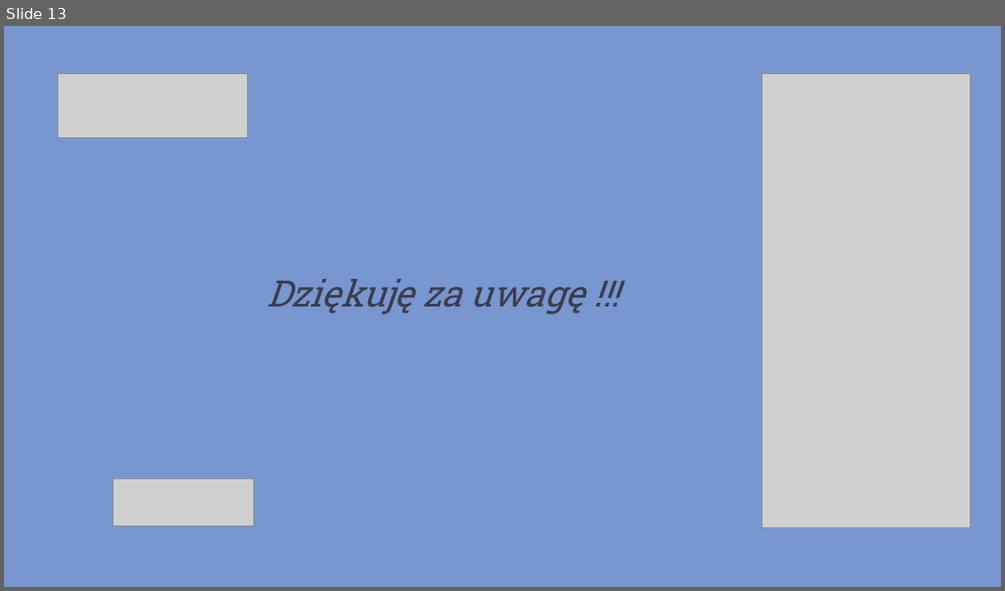
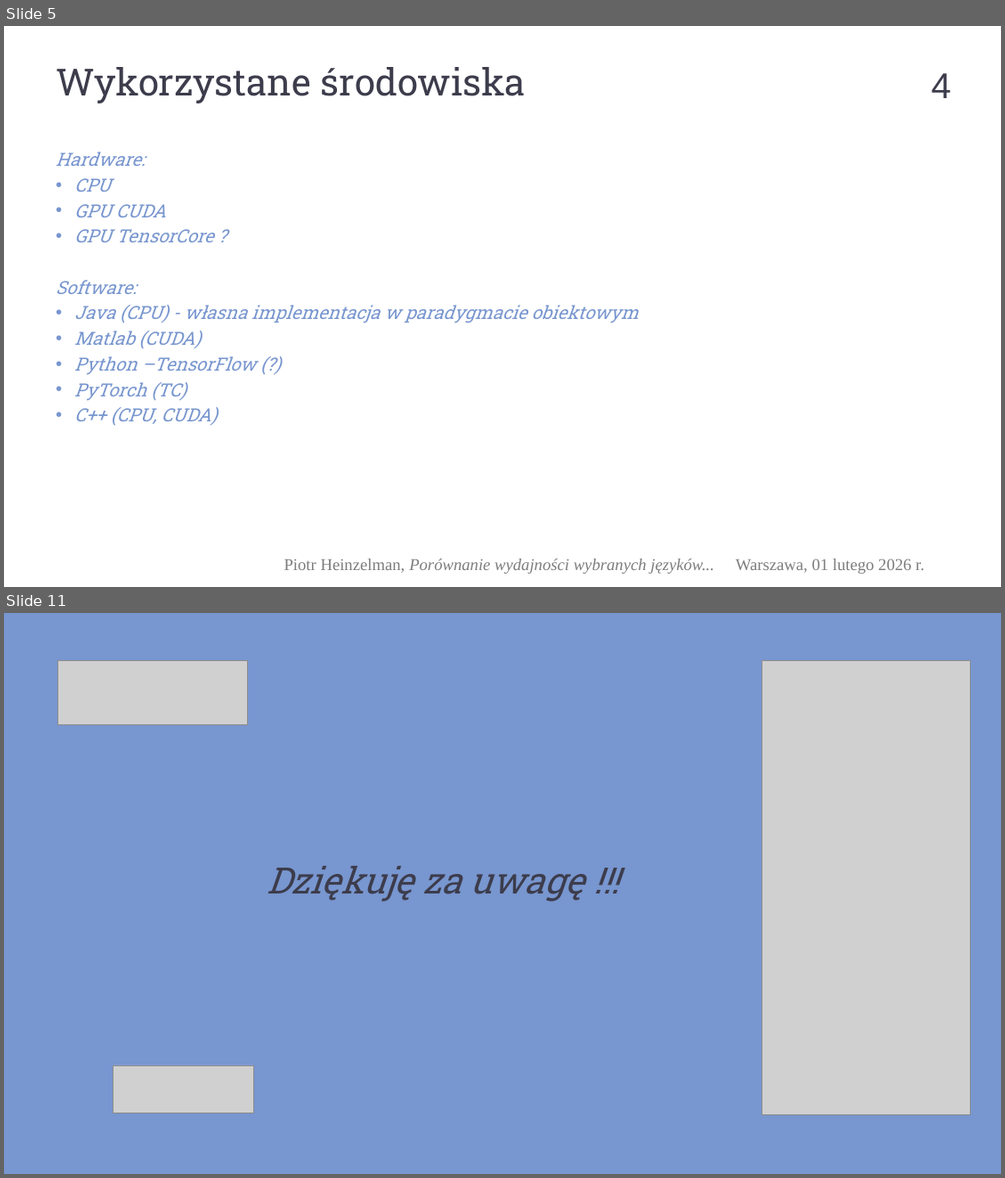
Before and after one commit to piotrHeinzelman/inz, a slide deck: _Prezentacja_/PD_203 Prezentacja_obrona_pracy.pptx. Shown one above the other, each under a label of ours: slide 13 before the commit, slides 5 and 11 after it; the slides between them are not shown. The pictures are 1005x591 and 1005x1178 pixels, drawn with LibreOffice and Linux fonts; fonts in the diff are those of the drawing; grey boxes stand for pictures; background and template pictures are left out. Boxes give left, top, right and bottom in pixels: in the first picture for what was removed or moved away, otherwise in the second. Text is boxed around its words. In the diff, an @@ line names an element or a change of style, - is before the commit and + after.

```diff
--- a/_Prezentacja_/PD_203 Prezentacja_obrona_pracy.pptx
+++ b/_Prezentacja_/PD_203 Prezentacja_obrona_pracy.pptx
@@ slide 5 added at <box>4,26,1001,587</box>, background #FFFFFF @@
@@ text added at <box>56,67,526,103</box>, 72 pt, text #3C3C4C @@
+Wykorzystane środowiska
@@ page number added at <box>931,73,951,98</box>, 69 pt, text #3C3C4C @@
+4
@@ text added at <box>56,151,639,425</box>, 35 pt, text #7896CF, italic @@
+Hardware:
+• CPU
+• GPU CUDA
+• GPU TensorCore ?
+Software:
+• Java (CPU) - własna implementacja w paradygmacie obiektowym
+• Matlab (CUDA)
+• Python –TensorFlow (?)
+• PyTorch (TC)
+• C++ (CPU, CUDA)
@@ text added at <box>284,558,714,573</box>, 32 pt, text #7D7D7D, italic @@
+Piotr Heinzelman, Porównanie wydajności wybranych języków...
@@ text added at <box>736,558,924,573</box>, 32 pt, text #7D7D7D @@
+Warszawa, 01 lutego 2026 r.
@@ what was slide 13 is now slide 11 @@
```
Also in this commit, not shown: 3 slides changed, 6 other slides added, 9 slides removed, 19 other files.
